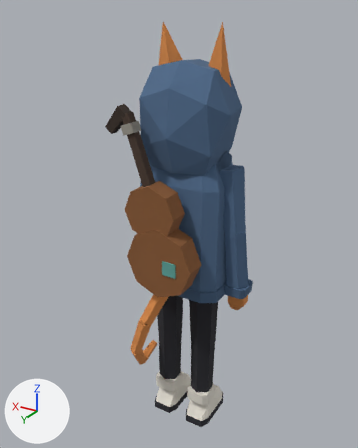
Renders of the glTF model frontend/public/models/characters/protagonist.glb from each side of a commit.
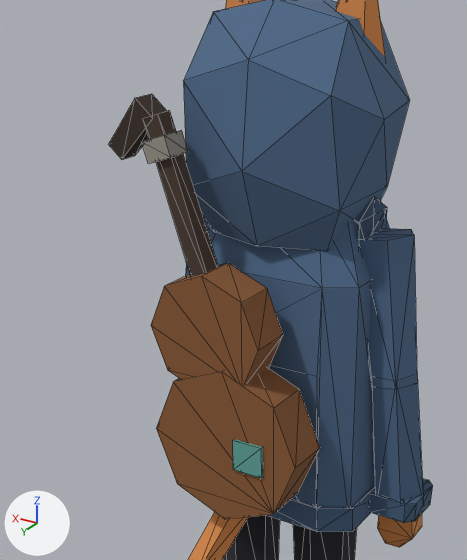
There are two pictures of each version: one whole from a 50 mm camera at (-0.812, 1.405, 1.534) aimed at (0.035, -0.007, 0.828), one close up on the part from 16% to 75% of the width and 14% to 71% of the height. Arrows for +X, +Y and +Z are at lower left; the lights stay in place. The older version's two pictures come first. The close-ups show mesh edges as thin lines. Vertices at exactly the same position are counted once.

In view in the first close-up: 'protagonist-body'.
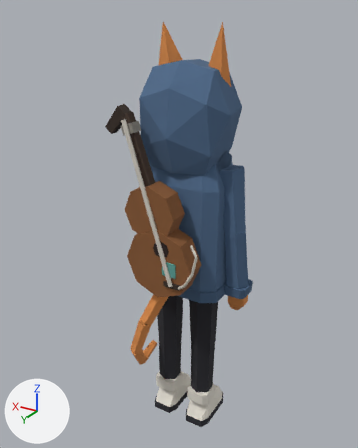
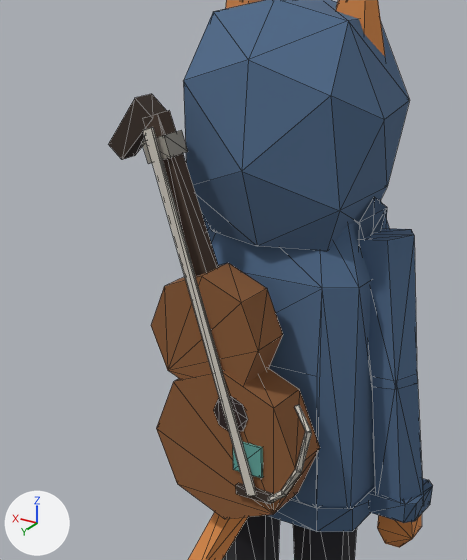
Edits to the bpy script that builds the scene:
```text
Add mat_strings:
    mat_strings = principled_material('strings')
    mat_strings.base_color = (0.624, 0.584, 0.515)  # light grey #cfc9be
    mat_strings.roughness = 1.0
Add mat_bridge:
    mat_bridge = principled_material('bridge')
    mat_bridge.base_color = (0.0423, 0.0273, 0.0194)  # brown #3a2e26
    mat_bridge.roughness = 1.0
Add mat_soundhole:
    mat_soundhole = principled_material('soundhole')
    mat_soundhole.base_color = (0.0232, 0.0116, 0.0103)  # black #2a1c1a
    mat_soundhole.roughness = 1.0
Change me_protagonist_body:
    used by ob_protagonist_body; location = (0.0, 0.0, 0.0)
    remove me_protagonist_body.from_pydata(...)  # 588 vertices, 984 faces; spans x -0.24..0.24, y -0.21..0.2, z 0.0..1.5
    add me_protagonist_body.from_pydata(...)  # 652 vertices, 1084 faces; spans x -0.24..0.24, y -0.21..0.23, z 0.0..1.5
    me_protagonist_body part 1: a new loose piece, an 8-sided cylinder along y spanning x -0.045..0.015, y 0.18..0.192, z 0.79..0.85, in mat_soundhole (black #2a1c1a)
    me_protagonist_body part 2: a new loose piece, a box spanning x -0.087..-0.027, y 0.18..0.198, z 0.692..0.708, in mat_bridge (brown #3a2e26)
    me_protagonist_body part 3
    26 faces are deleted
    40 vertices are added at x -0.16..0.13, y 0.17..0.23, z 0.7..1.23
    18 new faces join them, mat_guitar (brown #8a5a34)
    4 new faces join them, mat_patch (cyan #5fa39a)
    4 new faces join them, mat_guitar_neck (brown #4a3a30)
    60 new faces join them, mat_strings (light grey #cfc9be)
    add me_protagonist_body.materials.append(mat_soundhole)  # black #2a1c1a
    add me_protagonist_body.materials.append(mat_bridge)  # brown #3a2e26
    add me_protagonist_body.materials.append(mat_strings)  # light grey #cfc9be
```

Pixel boxes [x1, y1, x2, y2] of what changed, in the close-ups (467 x 560 px):
part 1 of me_protagonist_body, added
    after: [214, 396, 248, 431]
part 2 of me_protagonist_body, added
    after: [236, 483, 273, 504]
part 3 of me_protagonist_body, built on
    before: [143, 114, 283, 448]
    after: [143, 114, 312, 503]
